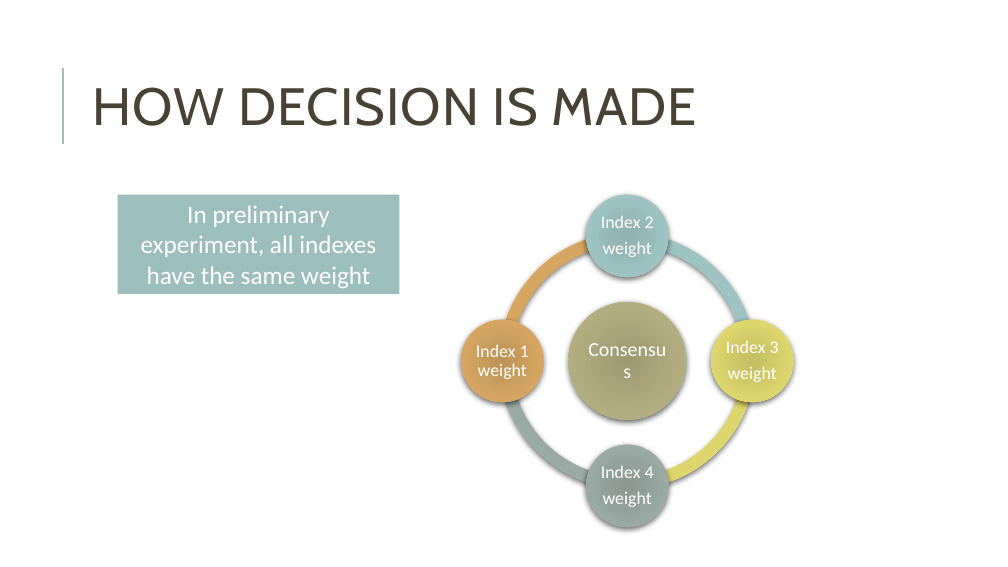
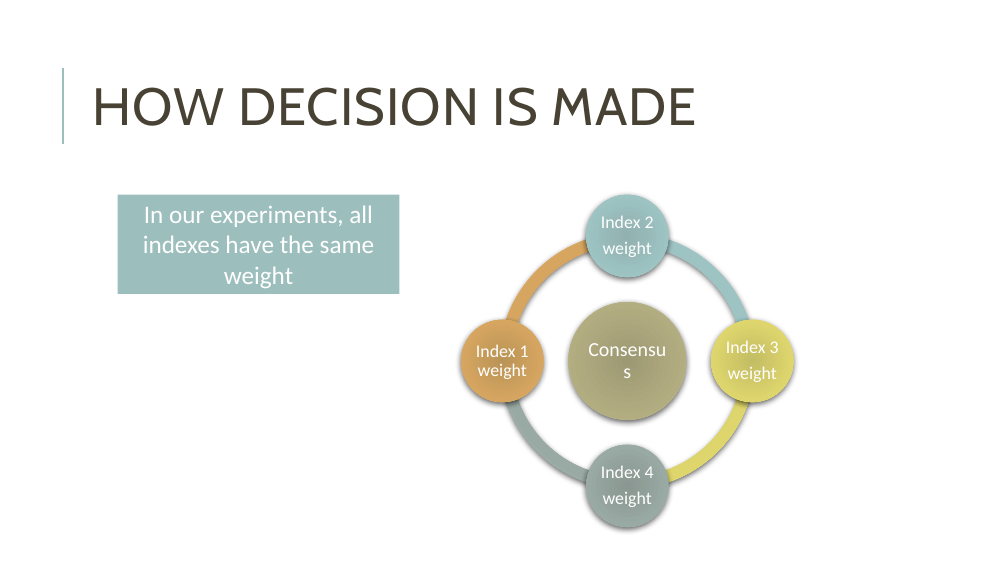
Before and after one commit to Nuno09/MscThesis, a slide deck: slide 22 of Dissertacao/apresentação_tese.pptx (slide 24 before the commit). Drawn at 1008x567 pixels with LibreOffice and Linux fonts; fonts in the diff are those of the drawing. Boxes give left, top, right and bottom in pixels: in the first picture for what was removed or moved away, otherwise in the second. Text is boxed around its words. In the diff, an @@ line names an element or a change of style, - is before the commit and + after.

```diff
--- a/Dissertacao/apresentação_tese.pptx
+++ b/Dissertacao/apresentação_tese.pptx
@@ text in rectangle at (143,205,375,288): text changed @@
-In preliminary experiment, all indexes have the same weight
+In our experiments, all indexes have the same weight
```
Also in this commit, not shown: 6 other slides changed, 9 slides added, 4 slides removed.
